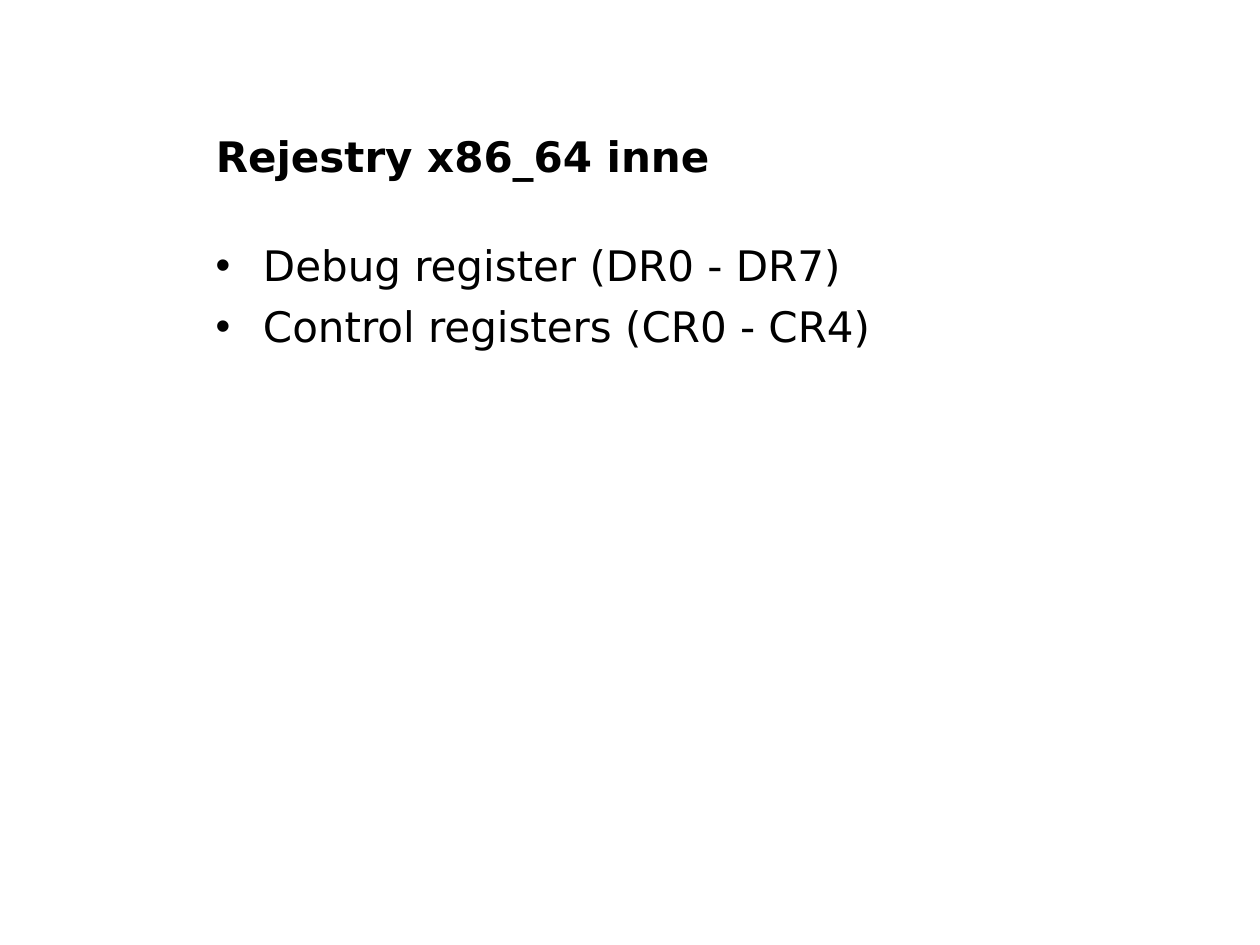
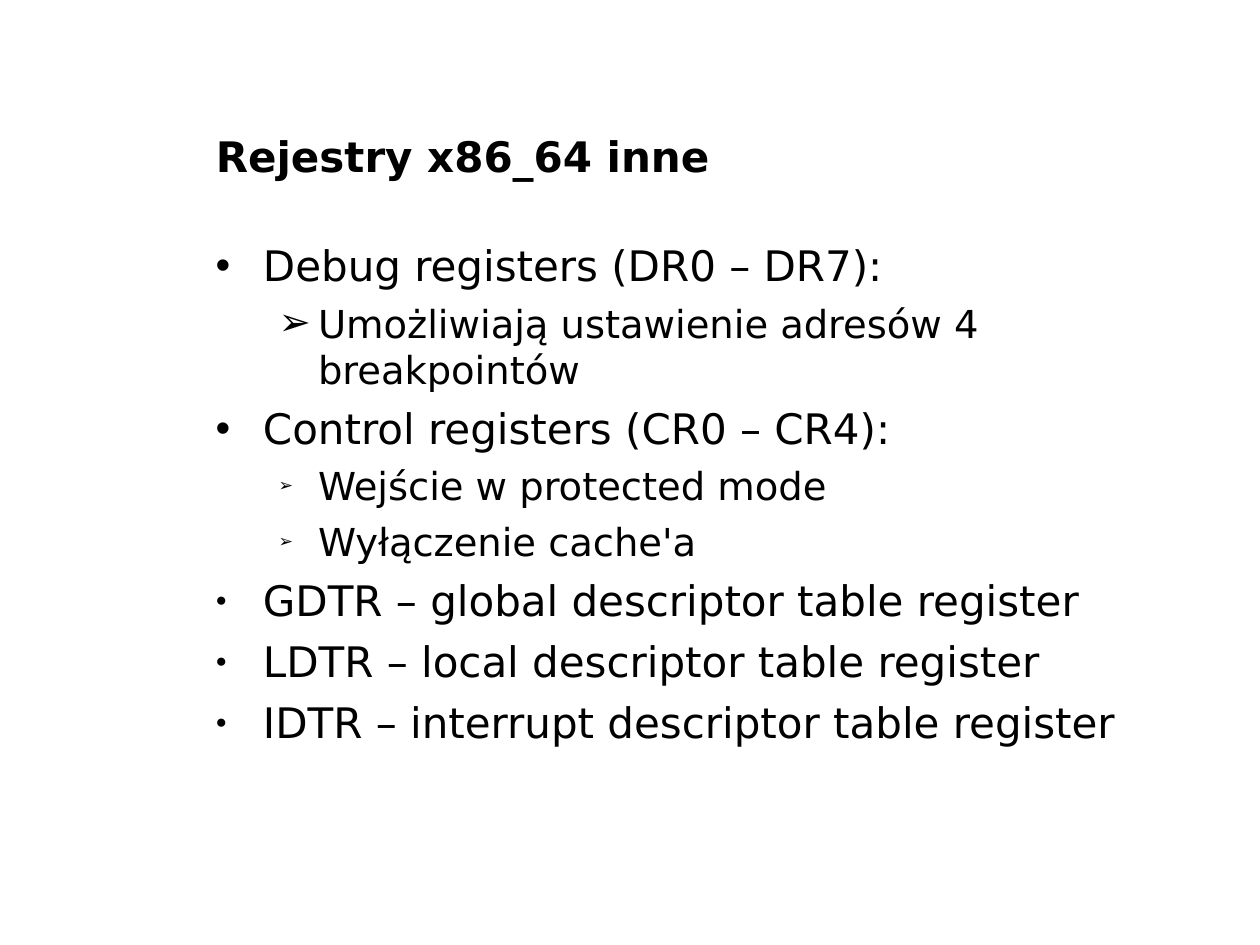
Before and after one commit to bercik/pn_prezentacja, a slide deck: slide 14 of robert/prezentacja.odp. Drawn at 1260x945 pixels with LibreOffice and Linux fonts; fonts in the diff are those of the drawing; background and template pictures are left out. Boxes give left, top, right and bottom in pixels: in the first picture for what was removed or moved away, otherwise in the second. Text is boxed around its words. In the diff, an @@ line names an element or a change of style, - is before the commit and + after.

Commit message:
protected mode

```diff
--- a/robert/prezentacja.odp
+++ b/robert/prezentacja.odp
@@ text at <box>263,249,1115,747</box>: text changed @@
-• Debug register (DR0 - DR7)
-• Control registers (CR0 - CR4)
+• Debug registers (DR0 – DR7):
+  ➢ Umożliwiają ustawienie adresów 4 breakpointów
+• Control registers (CR0 – CR4):
+  ➢ Wejście w protected mode
+  ➢ Wyłączenie cache'a
+● GDTR – global descriptor table register
+● LDTR – local descriptor table register
+● IDTR – interrupt descriptor table register
```
Also in this commit, not shown: 7 slides added, 2 other files.
